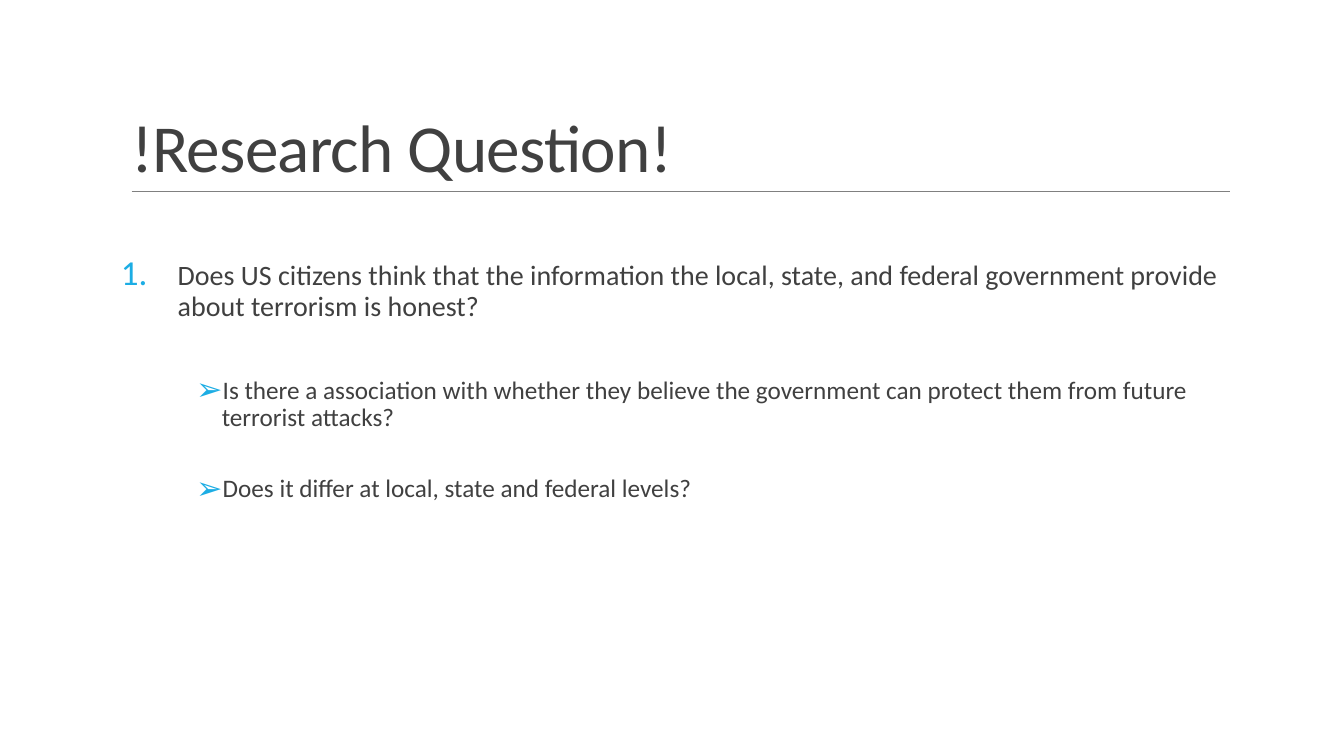
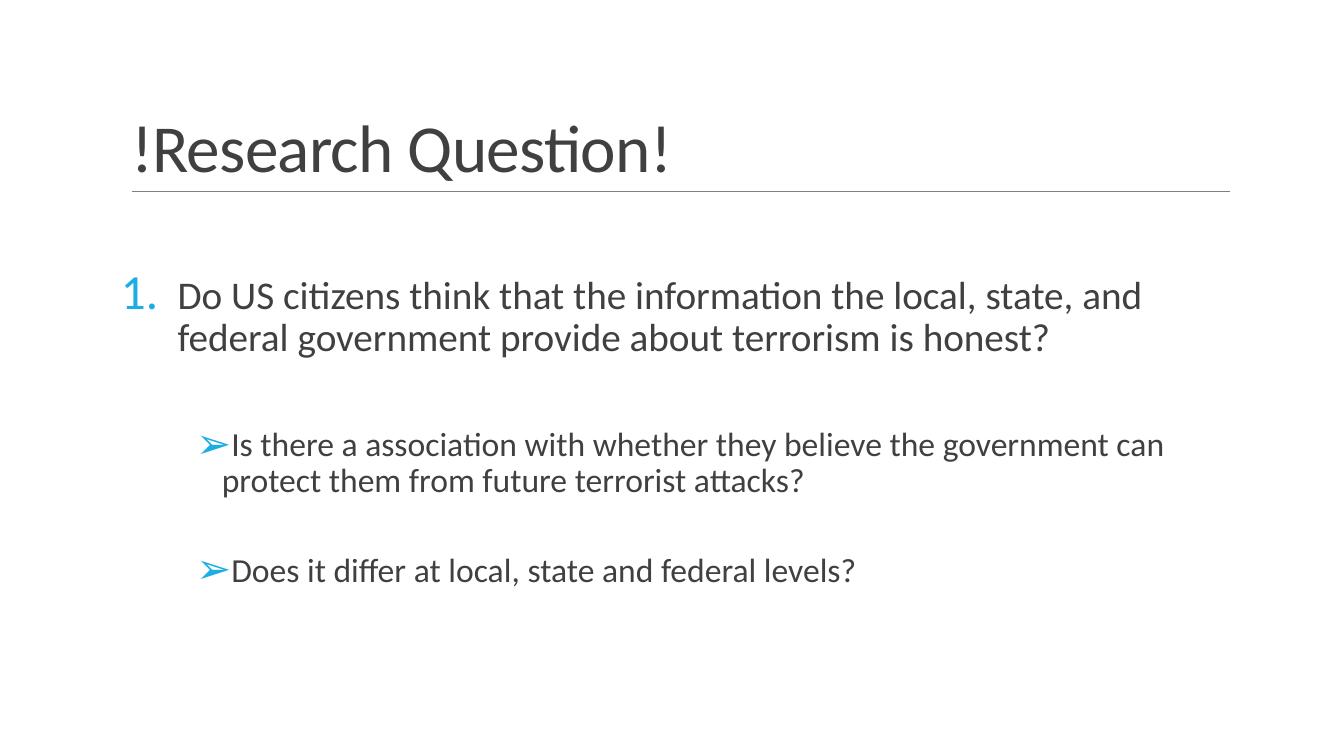
Before and after one commit to ska247/ADA-Final-Project, a slide deck: slide 3 of ADA Presentation (1).pptx. Drawn at 1344x756 pixels with LibreOffice and Linux fonts; fonts in the diff are those of the drawing; background and template pictures are left out. Boxes give left, top, right and bottom in pixels: in the first picture for what was removed or moved away, otherwise in the second. Text is boxed around its words. In the diff, an @@ line names an element or a change of style, - is before the commit and + after.

```diff
--- a/ADA Presentation (1).pptx
+++ b/ADA Presentation (1).pptx
@@ text at (x1=178, y1=281, x2=1142, y2=358): text changed; size 20 to 28 pt @@
-1. Does US citizens think that the information the local, state, and federal government provide about terrorism is honest?
+1. Do US citizens think that the information the local, state, and federal government provide about terrorism is honest?
@@ text at (x1=222, y1=432, x2=1164, y2=586): size 18 to 24 pt in "Is there a association with whether they ...", "Does it differ at local, state and ..." @@
```
